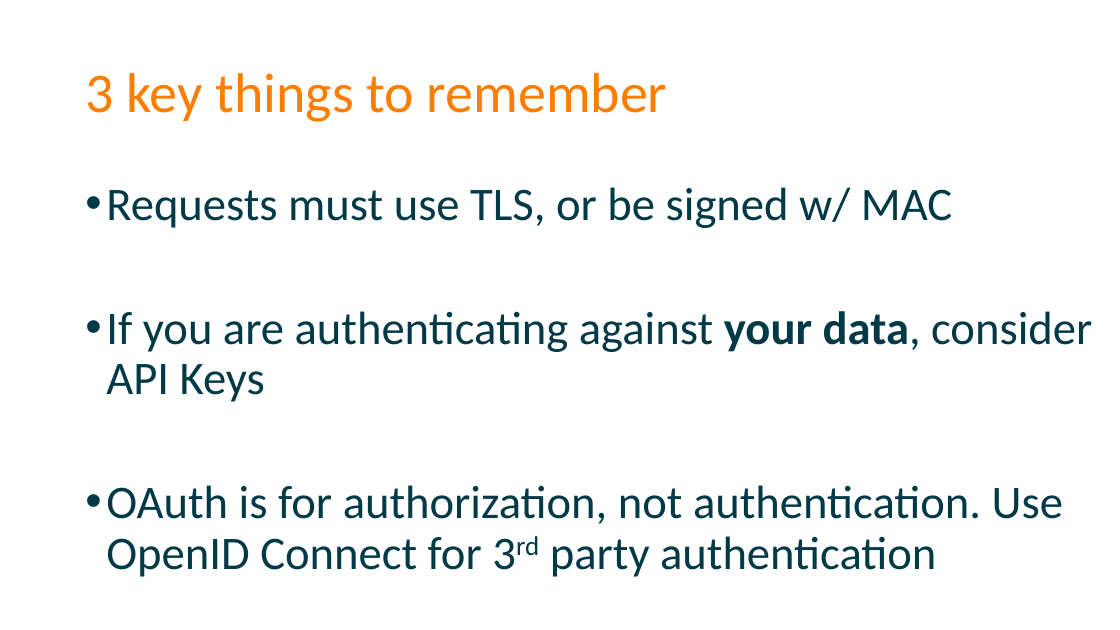
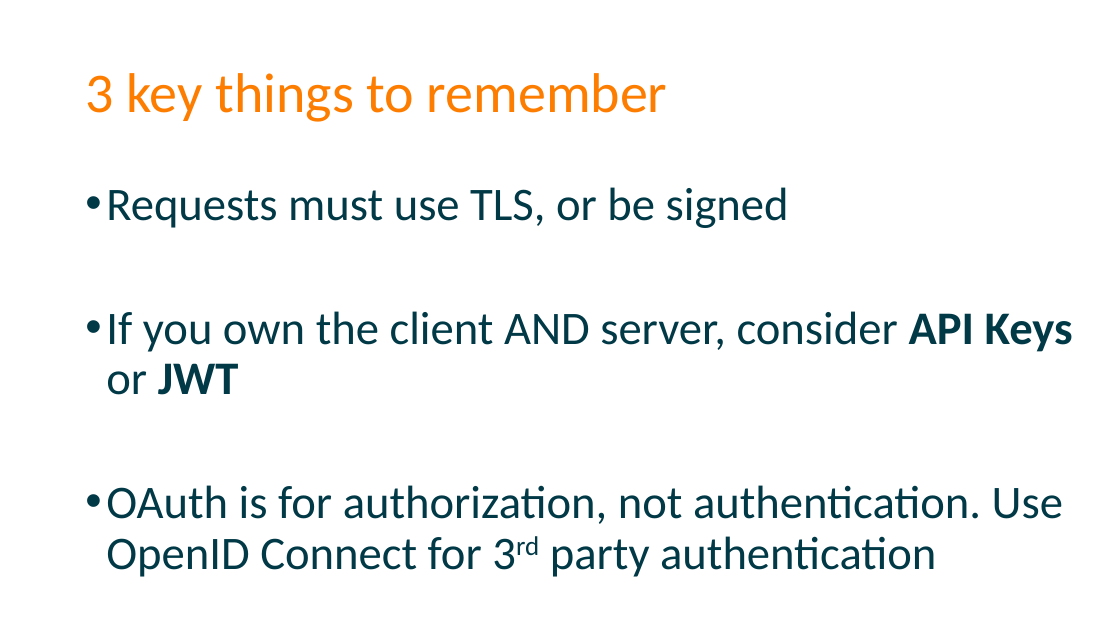
Before and after one commit to spetryjohnson/Securing-Your-API-Endpoints, a slide deck: slide 68 of Securing Your API Endpoints.pptx (slide 76 before the commit). Drawn at 1120x630 pixels with LibreOffice and Linux fonts; fonts in the diff are those of the drawing. Boxes give left, top, right and bottom in pixels: in the first picture for what was removed or moved away, otherwise in the second. Text is boxed around its words. In the diff, an @@ line names an element or a change of style, - is before the commit and + after.

```diff
--- a/Securing Your API Endpoints.pptx
+++ b/Securing Your API Endpoints.pptx
@@ text at (x1=106, y1=187, x2=1073, y2=395): text changed @@
-• Requests must use TLS, or be signed w/ MAC
-• If you are authenticating against your data, consider API Keys
+• Requests must use TLS, or be signed
+• If you own the client AND server, consider API Keys or JWT
```
Also in this commit, not shown: 3 other slides changed, 8 slides added, 16 slides removed, 3 other files.
